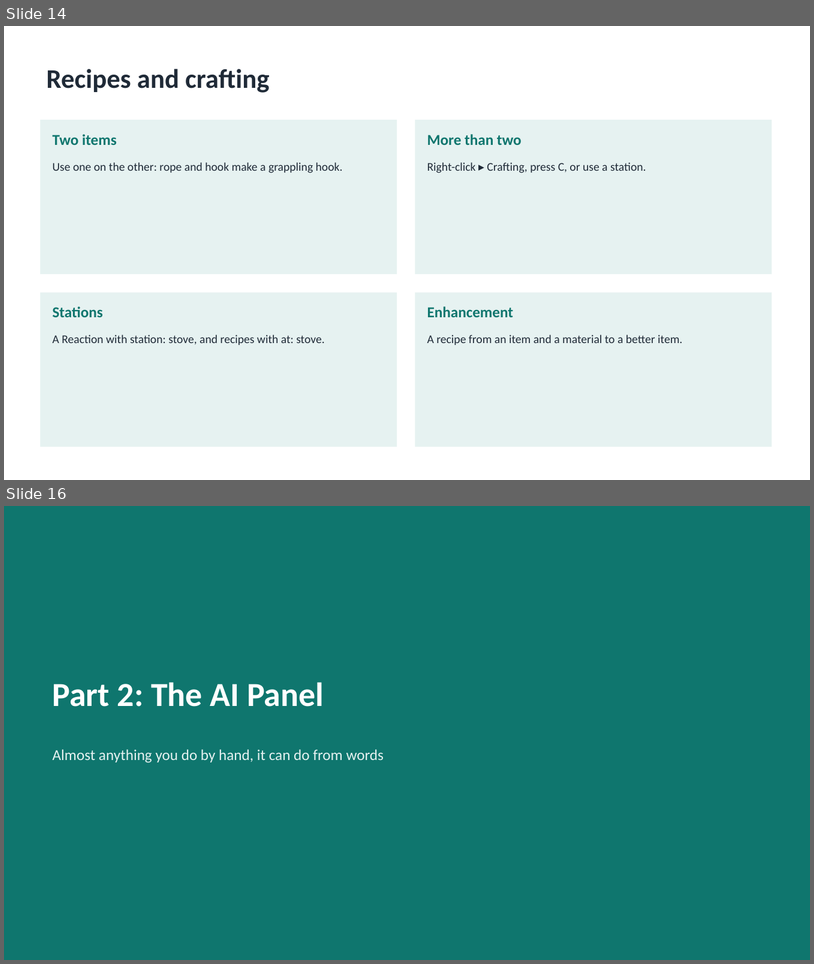
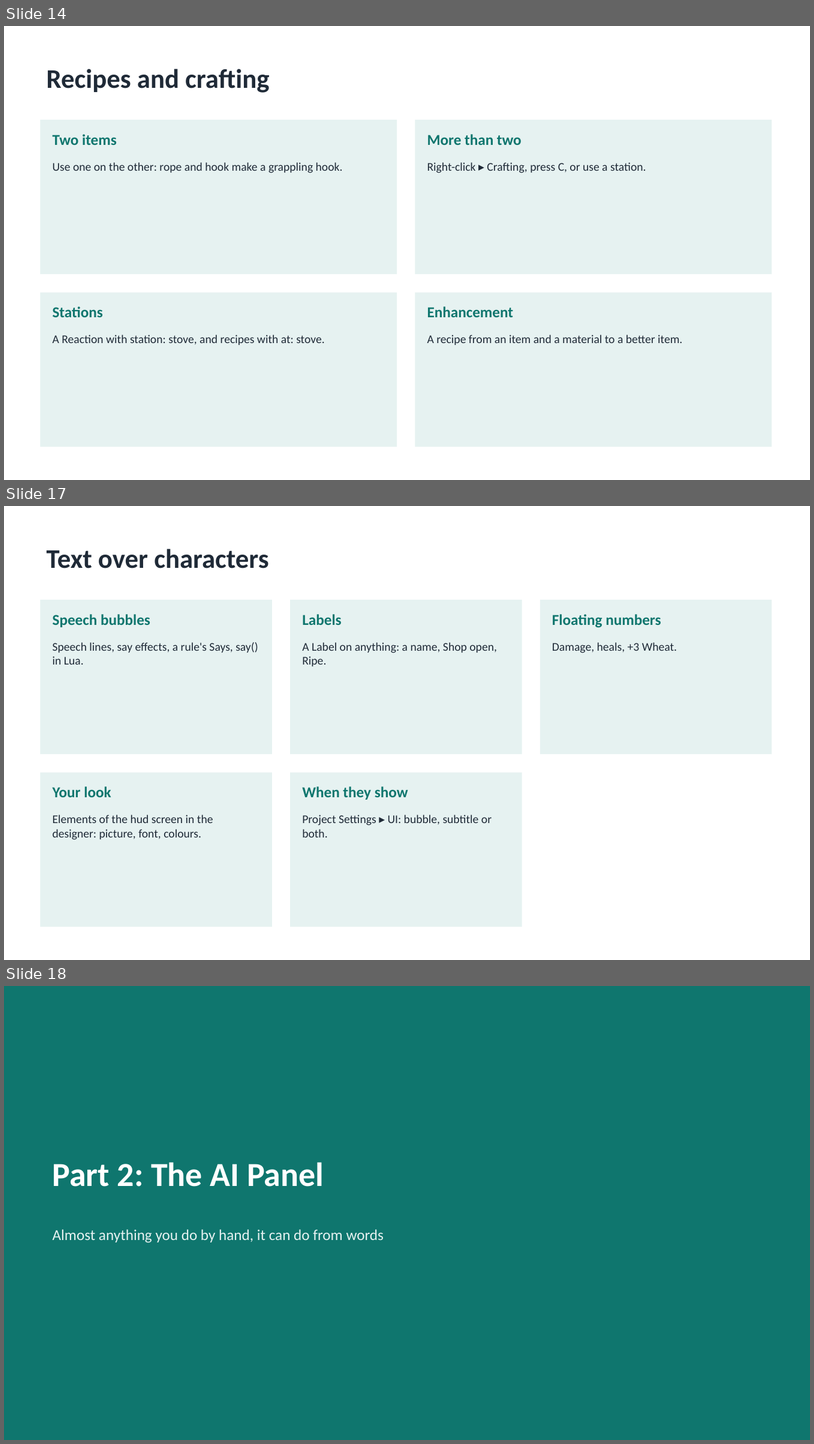
Before and after one commit to cuneyttyler/ai-gameengine-standalone, a slide deck: docs/manuals/AIGE-User-Guide.pptx. Shown one above the other, each under a label of ours: slides 14 and 16 before the commit, slides 14, 17 and 18 after it; the slides between them are not shown. The pictures are 814x964 and 814x1444 pixels, drawn with LibreOffice and Linux fonts; fonts in the diff are those of the drawing. Boxes give left, top, right and bottom in pixels: in the first picture for what was removed or moved away, otherwise in the second. Text is boxed around its words. In the diff, an @@ line names an element or a change of style, - is before the commit and + after.

```diff
--- a/docs/manuals/AIGE-User-Guide.pptx
+++ b/docs/manuals/AIGE-User-Guide.pptx
@@ slide 17 added at (4, 506, 810, 960), background #FFFFFF @@
@@ title added at (47, 549, 269, 568), 32 pt, text #1F2A37, bold @@
+Text over characters
@@ rectangle added at (40, 600, 272, 754), fill #E6F2F1 @@
@@ rectangle added at (290, 600, 522, 754), fill #E6F2F1 @@
@@ rectangle added at (540, 600, 772, 754), fill #E6F2F1 @@
@@ text added at (53, 614, 150, 627), 18 pt, text #0F766E, bold @@
+Speech bubbles
@@ text added at (302, 614, 341, 625), 18 pt, text #0F766E, bold @@
+Labels
@@ text added at (552, 614, 661, 628), 18 pt, text #0F766E, bold @@
+Floating numbers
@@ text added at (53, 642, 258, 664), 14 pt, text #1F2A37 @@
+Speech lines, say effects, a rule's Says, say() in Lua.
@@ text added at (302, 642, 497, 666), 14 pt, text #1F2A37 @@
+A Label on anything: a name, Shop open, Ripe.
@@ text added at (552, 642, 677, 653), 14 pt, text #1F2A37 @@
+Damage, heals, +3 Wheat.
@@ rectangle added at (40, 772, 272, 927), fill #E6F2F1 @@
@@ rectangle added at (290, 772, 522, 927), fill #E6F2F1 @@
@@ text added at (53, 786, 111, 797), 18 pt, text #0F766E, bold @@
+Your look
@@ text added at (302, 786, 408, 799), 18 pt, text #0F766E, bold @@
+When they show
@@ text added at (53, 814, 213, 840), 14 pt, text #1F2A37 @@
+Elements of the hud screen in the designer: picture, font, colours.
@@ text added at (302, 814, 492, 837), 14 pt, text #1F2A37 @@
+Project Settings ▸ UI: bubble, subtitle or both.
@@ what was slide 16 is now slide 18 @@
```
Also in this commit, not shown: 1 slide changed, 3 other slides added, 29 other files.
